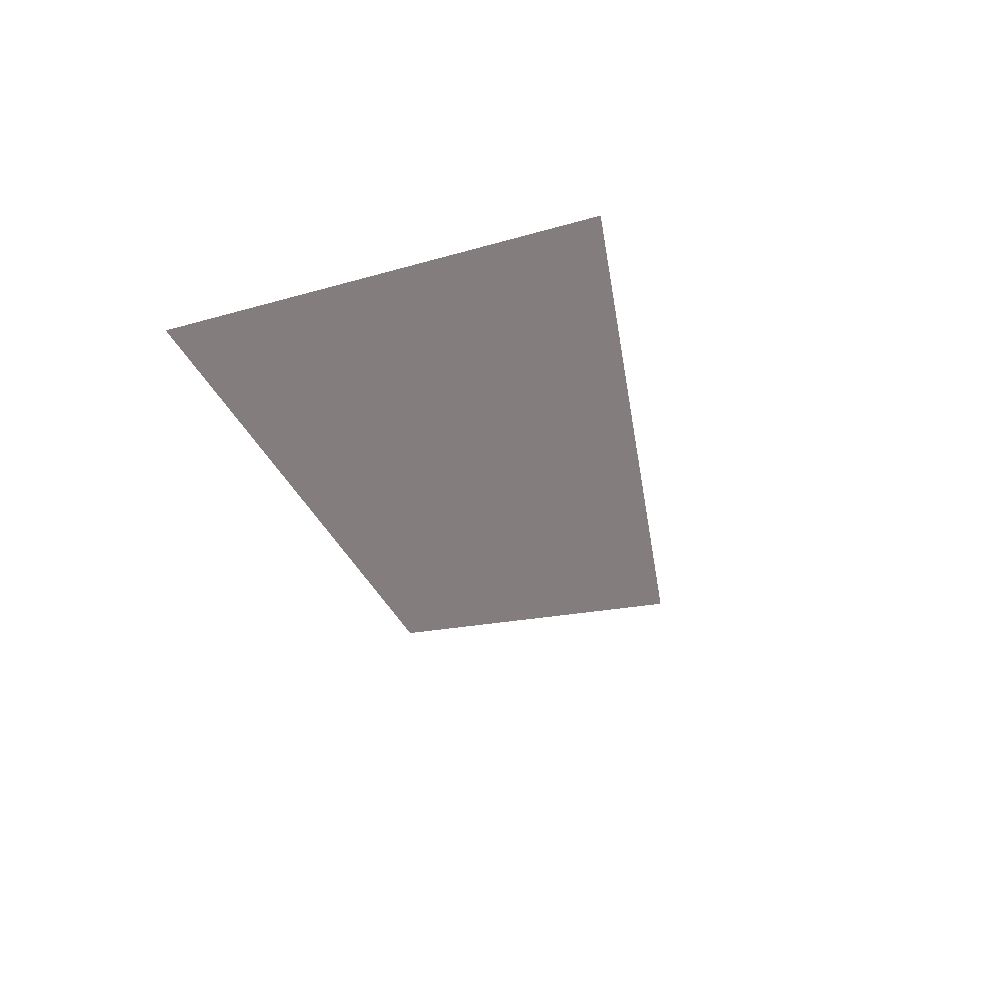
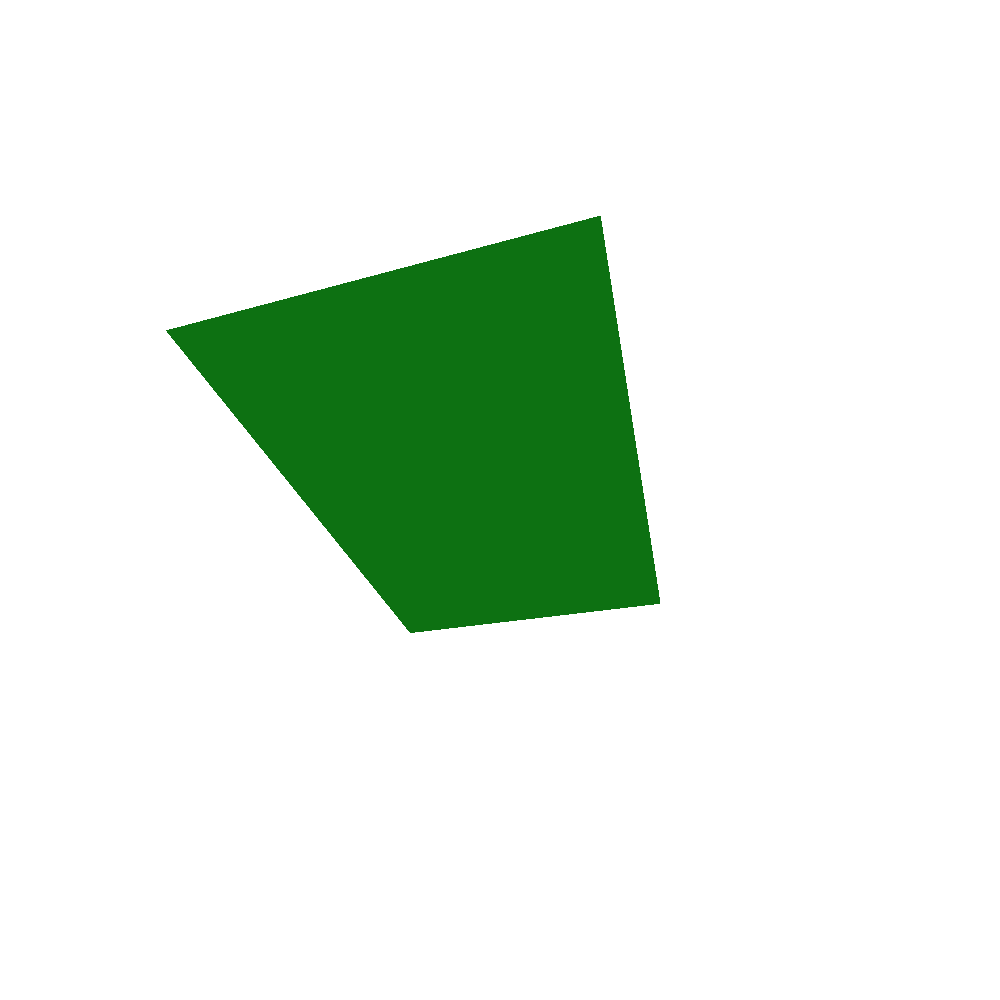
Before/after of a w=1000, h=1000 layered artwork. What changed in the layer stack:
painted on "Shape 1" over 166, 216, 660, 633
